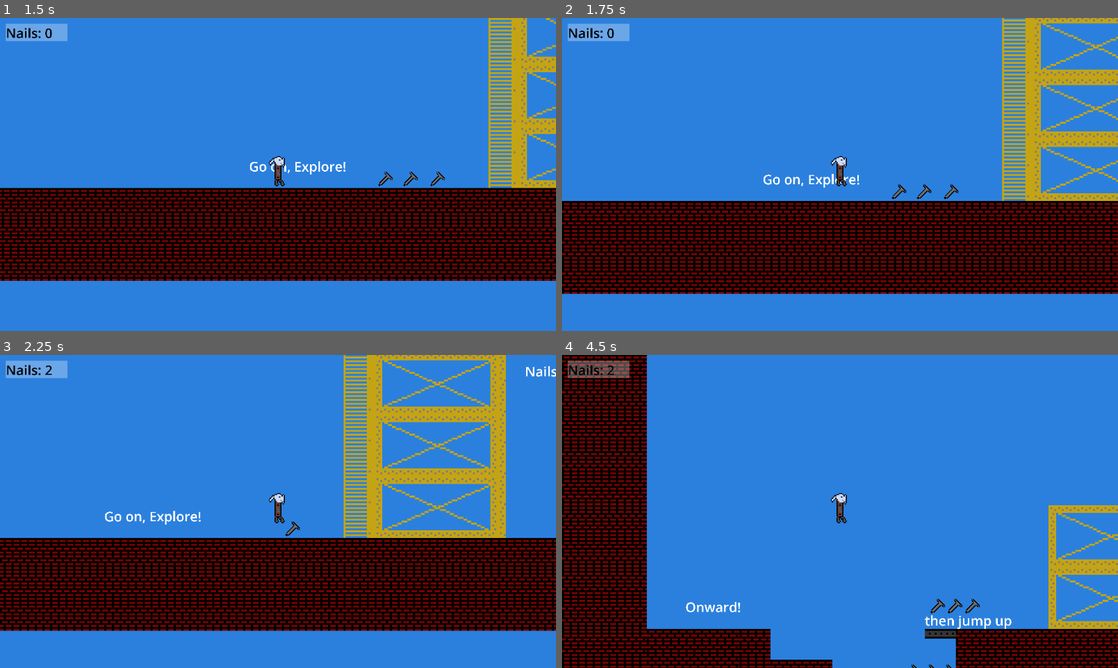
Above: before the commit, frames 1-4 (two rows, left to right).
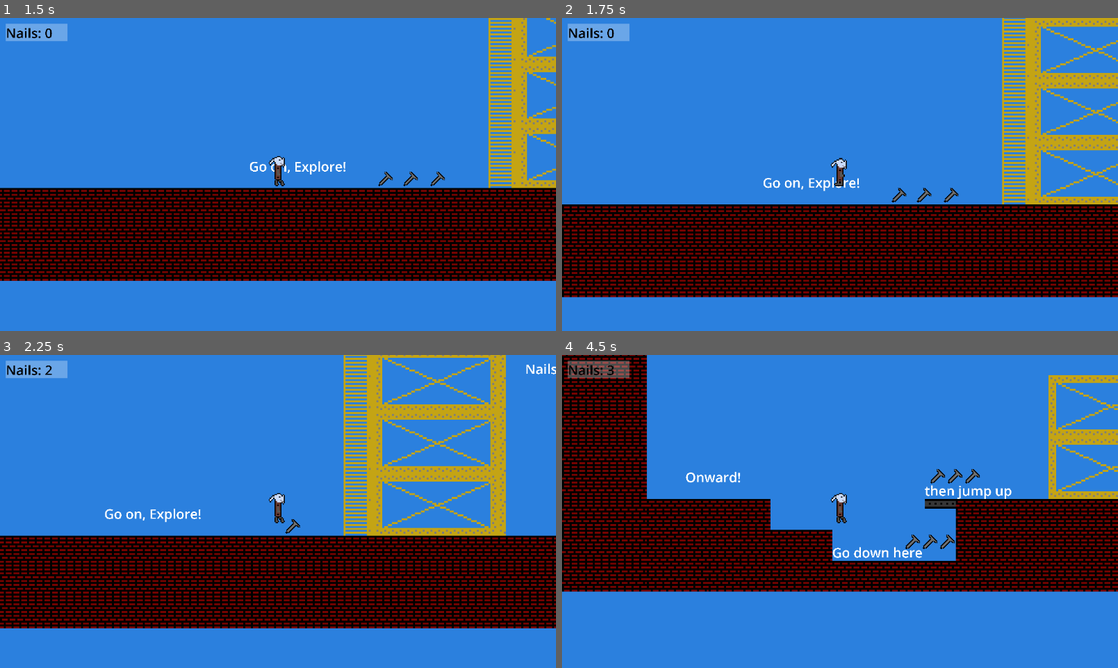
Above: after the commit, the same moments.

Repository: cash30/winter
Game: Godot game, scene res://Scenes/UI/Title.tscn
Same seed, same stepped clock (60 frames per second), same inputs: the game is played once before the commit and once after it. Sound files missing from this copy of the repository are replaced by a short silence.
Inputs (mouse positions are in pixels of both pictures, inside the frame that each line leads up to):
- Up to frame 1 (1.5 s): click "Play" at 0.5 s; tap Enter at 1.25 s; move the mouse to (400, 158) at 1.27 s; hold D (right) from 1.28 s (still down); hold Keypad 7 (admin_fly) from 1.28 s (still down)
- Up to frame 2 (1.75 s): keep holding D (right); keep holding Keypad 7 (admin_fly); tap W (up) at 1.52 s
- Up to frame 3 (2.25 s): keep holding D (right); move the mouse to (166, 527) at 2.02 s; release Keypad 7 (admin_fly) at 2.03 s; tap Keypad 7 (admin_fly) at 2.1 s
- Up to frame 4 (4.5 s): tap W (up) at 2.27, 3.77 s; move the mouse to (895, 442) at 2.77 s; release D (right) at 2.78 s; hold A (left) 2.78-3.53 s; hold Keypad 7 (admin_fly) 2.78-3.53 s; tap Keypad 8 (admin_nextLevel) at 2.85 s; move the mouse to (812, 574) at 3.52 s; hold D (right) from 3.53 s (still down); tap Alt at 3.6 s; tap Keypad 7 (admin_fly) at 3.8 s; move the mouse to (1006, 558) at 4.27 s; hold Keypad 7 (admin_fly) from 4.28 s (still down); tap Shift at 4.35 s

Frame 1 is identical in both runs. In frame 2, 19% of the frame differs, in the area x 0-100%, y 0-90%; in frame 3, 29%; in frame 4, 43%, in the area x 0-100%, y 0-100%.

Commit message:
add snow ❄️

Diff:
--- a/Scenes/Player/santa.tscn
+++ b/Scenes/Player/santa.tscn
@@ -89,6 +89,11 @@
 
 [sub_resource type="ParticleProcessMaterial" id="ParticleProcessMaterial_ayatt"]
 particle_flag_disable_z = true
+emission_shape_scale = Vector3(720, 1, 1)
+emission_shape = 3
+emission_box_extents = Vector3(1, 1, 1)
+angular_velocity_min = -45.000015
+angular_velocity_max = -1.6093254e-05
 gravity = Vector3(0, 20, 0)
 scale_min = 0.099999994
 scale_max = 0.5
@@ -111,6 +116,7 @@
 autoplay = "idle"
 
 [node name="sprite" type="Sprite2D" parent="animator"]
+z_index = 1
 scale = Vector2(6, 6)
 texture = ExtResource("3_ayatt")
 region_enabled = true
@@ -139,6 +145,9 @@
 shape = SubResource("CapsuleShape2D_x7y6o")
 
 [node name="GPUParticles2D" type="GPUParticles2D" parent="."]
-position = Vector2(-4, -382)
+position = Vector2(0, -199)
+amount = 1100
 texture = ExtResource("6_pa4yq")
+lifetime = 12.69
+speed_scale = 0.74
 process_material = SubResource("ParticleProcessMaterial_ayatt")
--- a/Scripts/Globals.gd
+++ b/Scripts/Globals.gd
@@ -36,9 +36,9 @@
 func _process(_delta: float) -> void:
 	if doesHaveAdminTools and Input.is_action_just_pressed("admin_nextLevel"):
 		nextLevel()
-	if doesHaveAdminTools and Input.is_action_pressed("admin_fly"):
+	if doesHaveAdminTools and Input.is_action_pressed("admin_fly") and !isFlyingBecuaseAdmin:
 		isFlyingBecuaseAdmin = true
-	elif doesHaveAdminTools and Input.is_action_pressed("admin_fly"):
+	elif isFlyingBecuaseAdmin and Input.is_action_pressed("admin_fly"):
 		isFlyingBecuaseAdmin = false
 
 	if Input.is_action_just_pressed("pause"):
